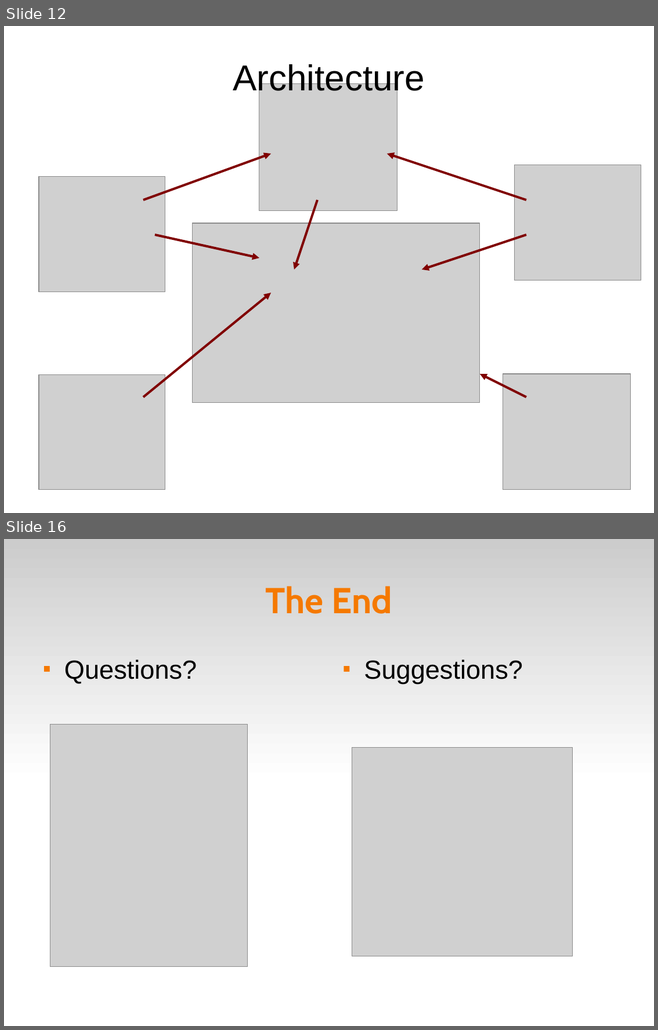
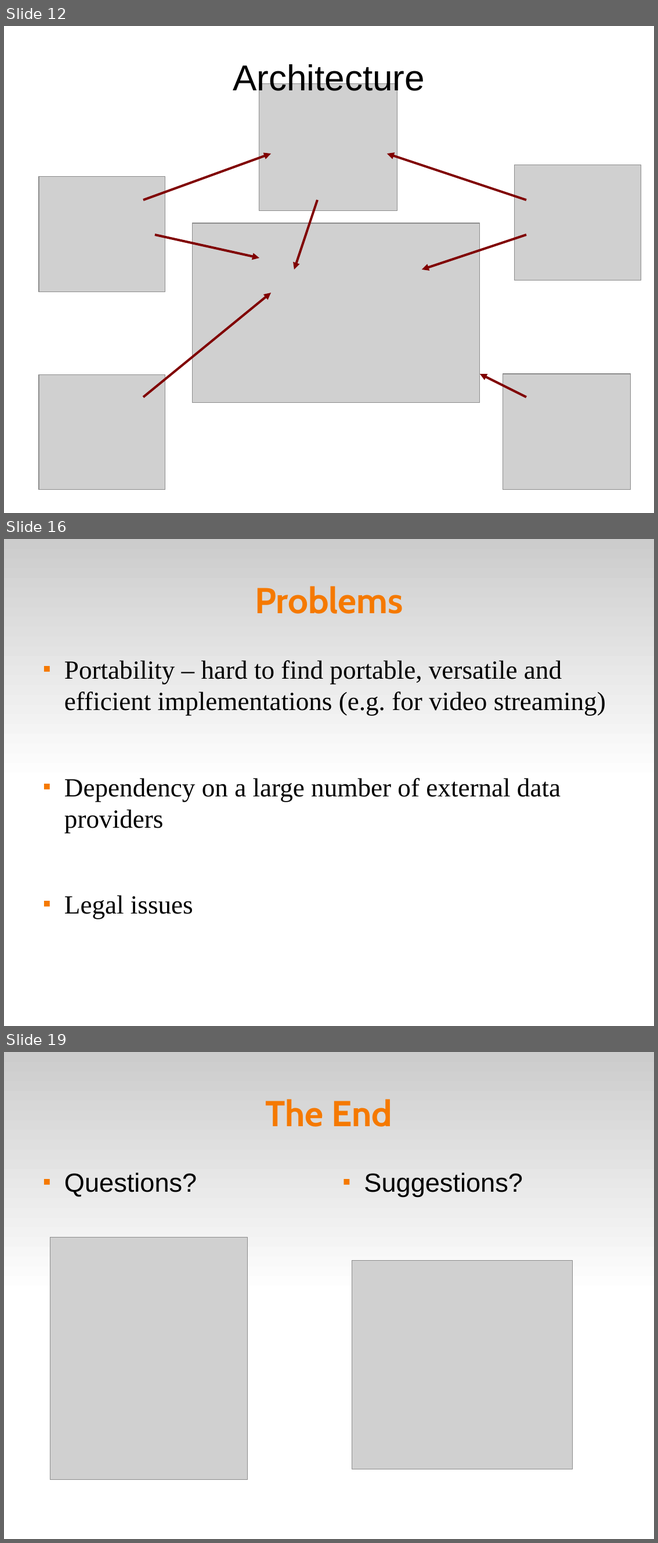
Before and after one commit to paul-g/protrade, a slide deck: docs/presentation/proTrade.odp. Shown one above the other, each under a label of ours: slides 12 and 16 before the commit, slides 12, 16 and 19 after it; the slides between them are not shown. The pictures are 658x1030 and 658x1543 pixels, drawn with LibreOffice and Linux fonts; fonts in the diff are those of the drawing; grey boxes stand for pictures. Boxes give left, top, right and bottom in pixels: in the first picture for what was removed or moved away, otherwise in the second. Text is boxed around its words. In the diff, an @@ line names an element or a change of style, - is before the commit and + after.

```diff
--- a/docs/presentation/proTrade.odp
+++ b/docs/presentation/proTrade.odp
@@ slide 16 added at bbox=[4, 539, 654, 1026], background #FFFFFF; not listed: 1 template element that a slide beside it also shows @@
@@ title added at bbox=[255, 586, 403, 614], 44 pt, text #F57900, bold @@
+Problems
@@ text added at bbox=[64, 660, 605, 919], 32 pt, text #000000 @@
+■ Portability – hard to find portable, versatile and efficient implementations (e.g. for video streaming)
+■ Dependency on a large number of external data providers
+■ Legal issues
@@ what was slide 16 is now slide 19 @@
```
Also in this commit, not shown: 7 slides changed, 4 other slides added, 2 slides removed, 2 other files.
